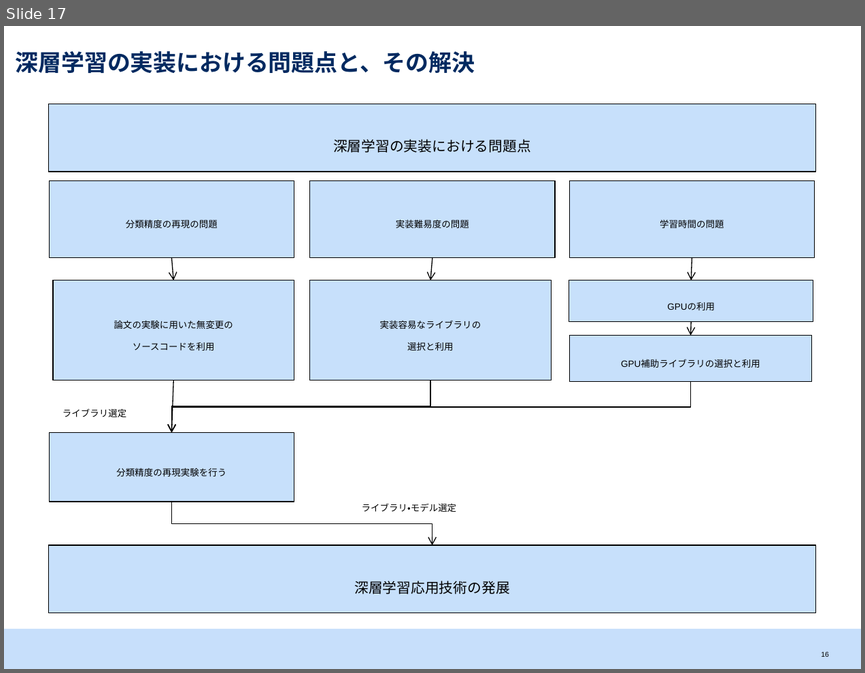
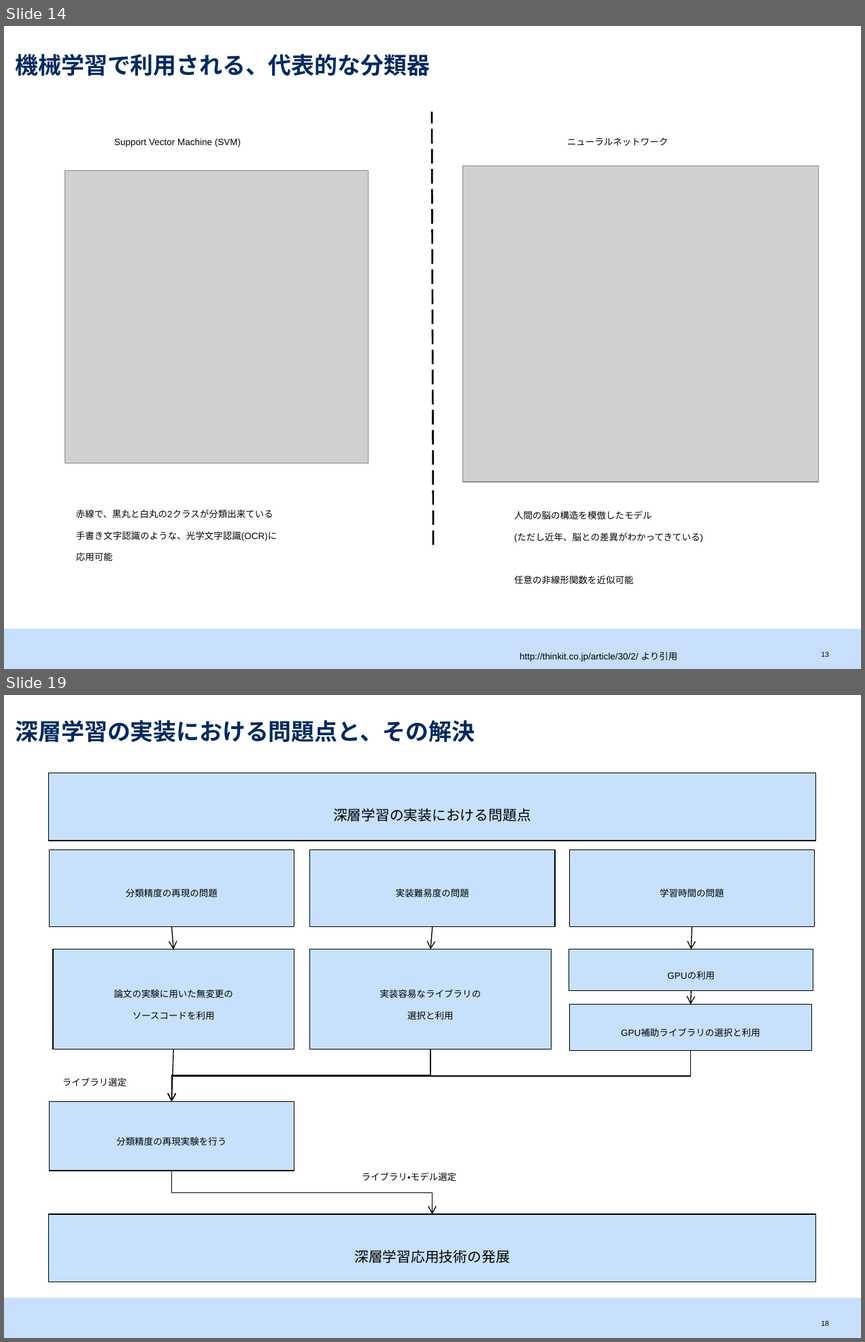
Before and after one commit to srtk/sotsuron, a slide deck: doc/sotsuron_defense/bd.pptx. Shown one above the other, each under a label of ours: slide 17 before the commit, slides 14 and 19 after it; the slides between them are not shown. The pictures are 865x673 and 865x1342 pixels, drawn with LibreOffice and Linux fonts; fonts in the diff are those of the drawing; grey boxes stand for pictures. Boxes give left, top, right and bottom in pixels: in the first picture for what was removed or moved away, otherwise in the second. Text is boxed around its words. In the diff, an @@ line names an element or a change of style, - is before the commit and + after.

```diff
--- a/doc/sotsuron_defense/bd.pptx
+++ b/doc/sotsuron_defense/bd.pptx
@@ slide 14 added at (4,26,861,669), background #FFFFFF; not listed: 1 template element that a slide beside it also shows @@
@@ title added at (16,54,430,76), 19 pt, text #002960, bold @@
+機械学習で利用される、代表的な分類器
@@ line added from (433, 544) to (432, 112), #000000 1.5 pt dashed @@
@@ text added at (114,138,241,147), 13 pt, text #000000 @@
+Support Vector Machine (SVM)
@@ text added at (567,138,668,146), 13 pt, text #000000 @@
+ニューラルネットワーク
@@ picture added at (462,166,818,482) @@
@@ picture added at (65,170,368,463) @@
@@ text added at (76,509,277,560), 13 pt, text #000000 @@
+赤線で、黒丸と白丸の2クラスが分類出来ている
+手書き文字認識のような、光学文字認識(OCR)に
+応用可能
@@ text added at (514,510,703,584), 13 pt, text #000000 @@
+人間の脳の構造を模倣したモデル
+(ただし近年、脳との差異がわかってきている)
+任意の非線形関数を近似可能
@@ text added at (519,652,678,661), 13 pt, text #000000 @@
+http://thinkit.co.jp/article/30/2/ より引用
@@ page number added at (821,651,828,656), 10 pt, text #000000 @@
+13
@@ what was slide 17 is now slide 19 @@
```
Also in this commit, not shown: 15 slides changed, 8 other slides added, 1 slide removed, 11 other files.
